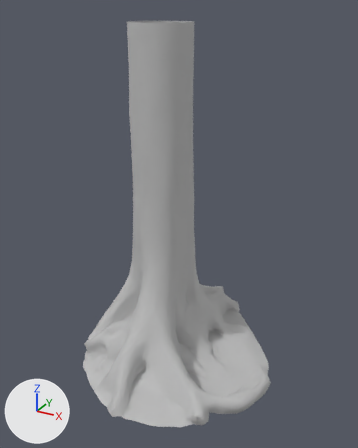
The FBX model assets/models/testmap.fbx, before and after one commit.
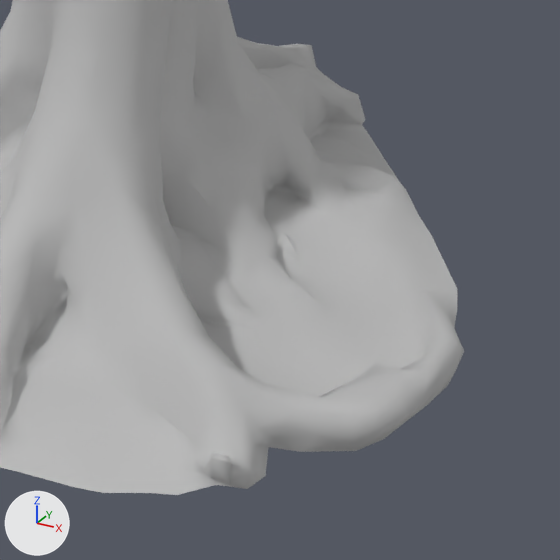
There are two pictures of each version: one whole from a 50 mm lens placed at (1.99, -3.46, 3.14), pointed at (0.05, 0.06, 1.38), one close up on the part from 35% to 84% of the width and 61% to 100% of the height. Lighting does not change. The marker at lower left points along +X, +Y and +Z. Where no turn or scale is listed for an object, it has been applied to the vertices.

Names of what the first close-up shows: 'Aset_nature_tree_L_whjtba1aw_00_LOD3'.
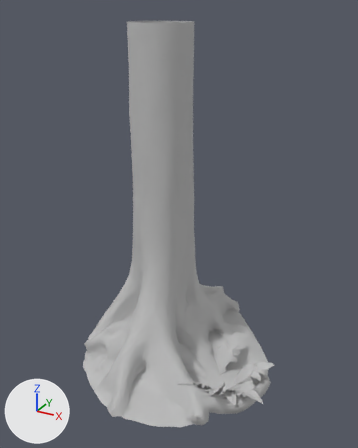
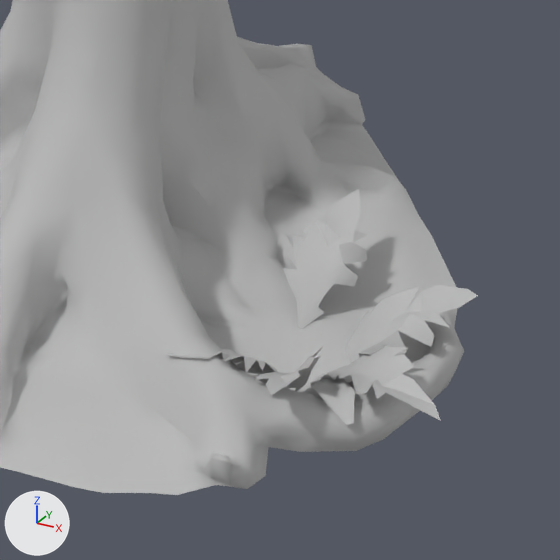
The change, as JSON lines over the scene's bpy script:
```json
{"block": "me_mesh", "where": "# used by ob_aset_nature_tree_l_whjtba1aw_00_lod3; location = (0.0, 0.0, 0.0)"}
{"block": "me_mesh", "where": "# verts and faces of me_mesh; kept vertices keep their numbers, new ones are numbered from 1155"}
{"op": "remove", "block": "me_mesh", "code": "me_mesh.from_pydata(...)  # 1155 vertices, 2237 faces; spans x -1.01..1.02, y -0.96..1.19, z -0.02..3.02"}
{"op": "add", "block": "me_mesh", "code": "me_mesh.from_pydata(...)  # 1361 vertices, 2483 faces; spans x -1.01..1.09, y -0.96..1.19, z -0.02..3.02"}
{"block": "me_mesh", "change": "me_mesh part 1: a new loose piece of 42 vertices spanning x 0.69..1.09, y -0.45..-0.2, z 0.03..0.21, in mat_default (grey #bcbcbc)"}
{"block": "me_mesh", "change": "me_mesh part 2: a new loose piece of 41 vertices spanning x 0.71..1.03, y -0.2..0.05, z 0.02..0.23, in mat_default (grey #bcbcbc)"}
{"block": "me_mesh", "change": "me_mesh part 3: a new loose piece of 39 vertices spanning x 0.45..0.67, y -0.12..0.29, z 0.04..0.27, in mat_default (grey #bcbcbc)"}
{"block": "me_mesh", "change": "me_mesh part 4: a new loose piece of 37 vertices spanning x 0.39..0.65, y -0.59..-0.33, z 0.01..0.24, in mat_default (grey #bcbcbc)"}
{"block": "me_mesh", "change": "me_mesh part 5: a new loose piece of 35 vertices spanning x 0.6..0.77, y -0.62..-0.31, z 0.02..0.28, in mat_default (grey #bcbcbc)"}
{"block": "me_mesh", "change": "me_mesh part 6"}
{"op": "add", "block": "me_mesh", "code": "verts[1155] = (0.78, -0.32, 0.12)"}
{"op": "add", "block": "me_mesh", "code": "verts[1156] = (0.78, -0.45, 0.16)  # pixel (321, 397)"}
{"op": "add", "block": "me_mesh", "code": "verts[1157] = (0.7, -0.33, 0.07)  # pixel (309, 383)"}
{"op": "add", "block": "me_mesh", "code": "verts[1158] = (0.85, -0.4, 0.17)  # pixel (354, 390)"}
{"op": "add", "block": "me_mesh", "code": "verts[1159] = (0.88, -0.47, 0.13)  # pixel (353, 422)"}
{"op": "add", "block": "me_mesh", "code": "verts[1160] = (0.8, -0.39, 0.14)  # pixel (335, 391)"}
{"op": "add", "block": "me_mesh", "code": "verts[1161] = (0.72, -0.3, 0.07)  # pixel (321, 379)"}
{"op": "add", "block": "me_mesh", "code": "verts[1162] = (0.74, -0.32, 0.09)  # pixel (324, 380)"}
{"op": "add", "block": "me_mesh", "code": "verts[1163] = (0.82, -0.42, 0.14)  # pixel (339, 400)"}
{"op": "add", "block": "me_mesh", "code": "verts[1164] = (0.78, -0.37, 0.13)  # pixel (331, 385)"}
{"op": "add", "block": "me_mesh", "code": "verts[1165] = (0.86, -0.47, 0.11)  # pixel (346, 425)"}
{"op": "add", "block": "me_mesh", "code": "verts[1166] = (0.73, -0.4, 0.14)  # pixel (311, 385)"}
{"op": "add", "block": "me_mesh", "code": "faces += [(1162, 1166, 1164), (1156, 1163, 1160), (1156, 1165, 1163), (1155, 1160, 1158), (1155, 1162, 1164), (1157, 1166, 1162)]"}
{"op": "add", "block": "me_mesh", "code": "faces += [(1155, 1161, 1162), (1157, 1162, 1161), (1158, 1160, 1163), (1158, 1163, 1165), (1155, 1164, 1160), (1160, 1164, 1166)]"}
{"op": "add", "block": "me_mesh", "code": "faces += [(1158, 1165, 1159), (1156, 1160, 1166)]"}
```

Boxes [x1, y1, x2, y2] around the edits, measured in the close-ups (560 x 560 px):
```json
{"object": "Aset_nature_tree_L_whjtba1aw_00_LOD3", "change": "reshaped", "before": [0, 0, 464, 495], "after": [0, 0, 478, 495]}
{"part": 1, "of": "me_mesh", "change": "added", "after": [311, 342, 441, 421]}
{"part": 2, "of": "me_mesh", "change": "added", "after": [345, 285, 478, 363]}
{"part": 3, "of": "me_mesh", "change": "added", "after": [283, 189, 367, 329]}
{"part": 4, "of": "me_mesh", "change": "added", "after": [165, 349, 277, 384]}
{"part": 5, "of": "me_mesh", "change": "added", "after": [254, 348, 322, 395]}
{"part": 6, "of": "me_mesh", "change": "added", "after": [310, 376, 355, 425]}
```
